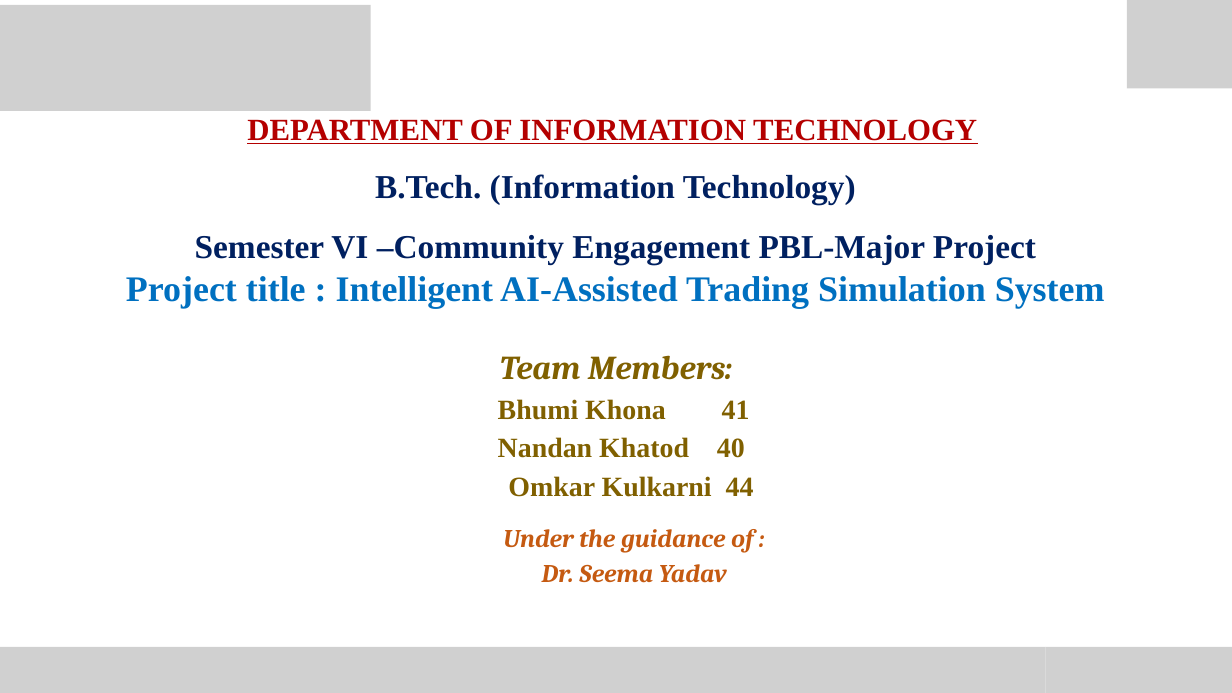
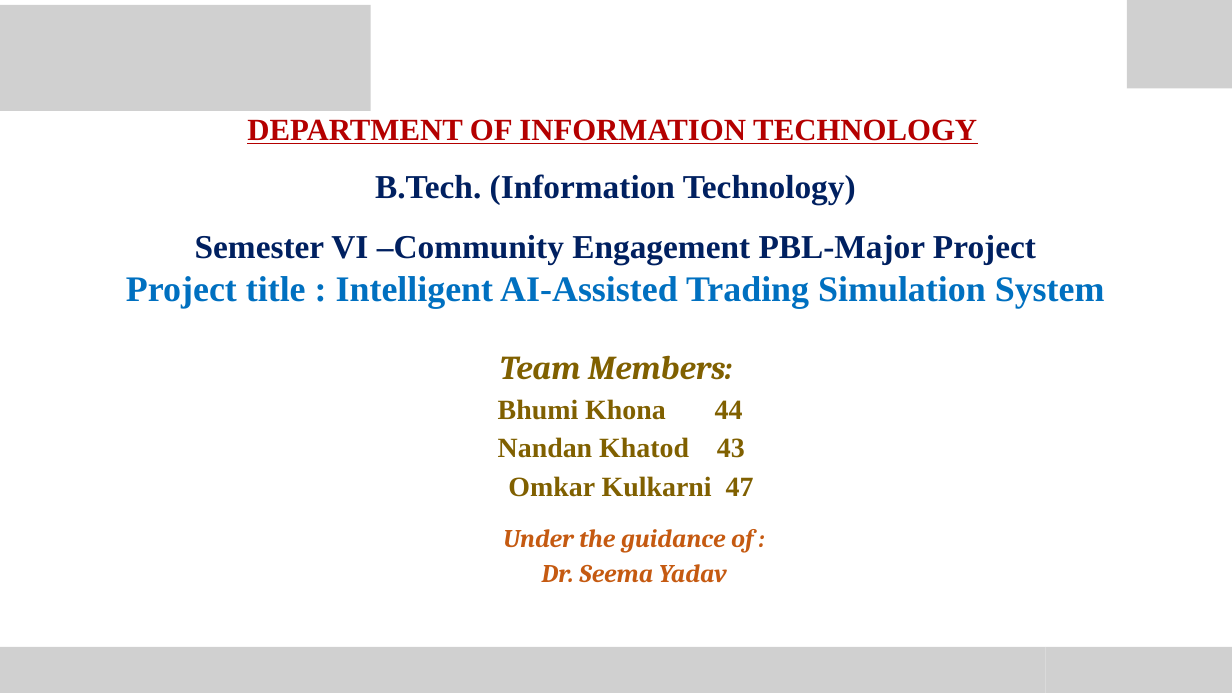
Before and after one commit to Omkaar1234/AI_PaperTrading, a slide deck: slide 1 of Documents/AI_AssitedTradingSimulation.pptx. Drawn at 1232x693 pixels with LibreOffice and Linux fonts; fonts in the diff are those of the drawing; grey boxes stand for pictures; background and template pictures are left out. Boxes give left, top, right and bottom in pixels: in the first picture for what was removed or moved away, otherwise in the second. Text is boxed around its words. In the diff, an @@ line names an element or a change of style, - is before the commit and + after.

```diff
--- a/Documents/AI_AssitedTradingSimulation.pptx
+++ b/Documents/AI_AssitedTradingSimulation.pptx
@@ text at [498,399,754,497]: text changed @@
-Bhumi Khona 41
-Nandan Khatod 40
-Omkar Kulkarni 44
+Bhumi Khona 44
+Nandan Khatod 43
+Omkar Kulkarni 47
```
Also in this commit, not shown: 25 other files.
